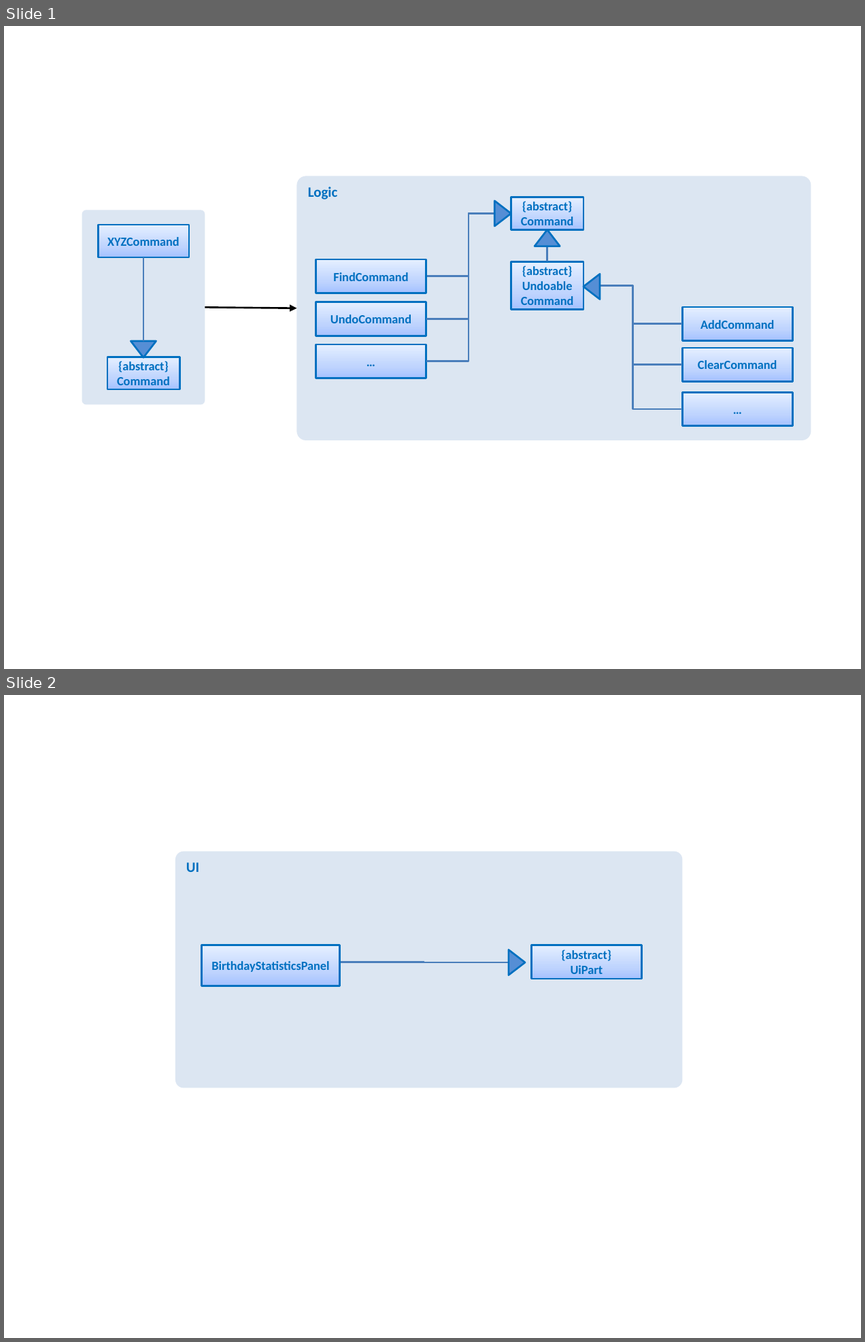
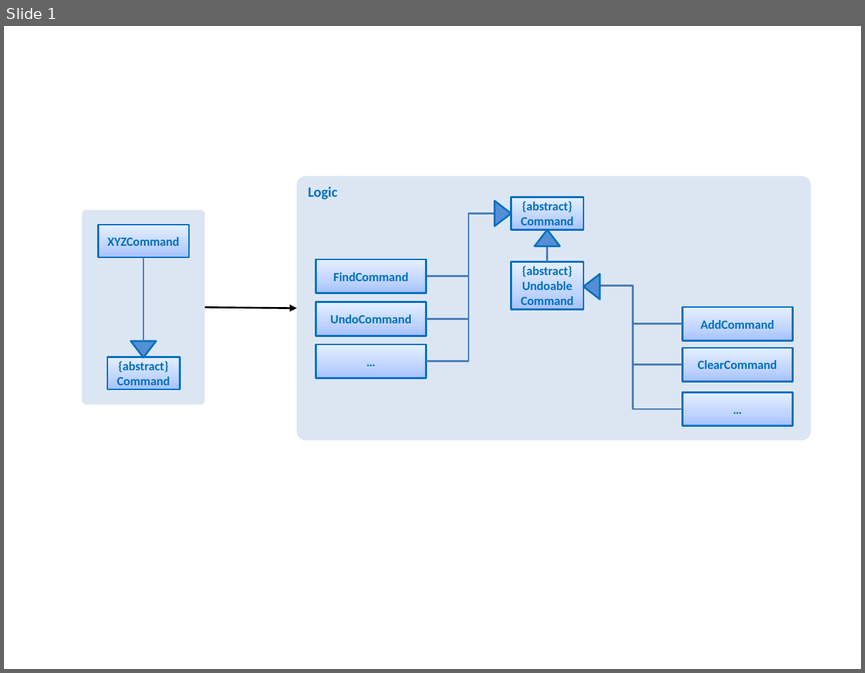
Before and after one commit to pwenzhe/addressbook-level4, a slide deck: docs/diagrams/LogicComponentCommandClassDiagram.pptx. Shown one above the other, each under a label of ours: slides 1 and 2 before the commit, slide 1 after it. The pictures are 865x1342 and 865x673 pixels, drawn with LibreOffice and Linux fonts; fonts in the diff are those of the drawing. Boxes give left, top, right and bottom in pixels: in the first picture for what was removed or moved away, otherwise in the second. Text is boxed around its words. In the diff, an @@ line names an element or a change of style, - is before the commit and + after.

```diff
--- a/docs/diagrams/LogicComponentCommandClassDiagram.pptx
+++ b/docs/diagrams/LogicComponentCommandClassDiagram.pptx
@@ slide 2 removed at (4,695,861,1338), background #FFFFFF @@
@@ rounded rectangle removed at (175,851,683,1087) @@
-UI
@@ rectangle removed at (202,945,340,986) @@
-BirthdayStatisticsPanel
@@ triangle removed at (509,949,526,974) @@
@@ rectangle removed at (532,945,643,979) @@
-{abstract}
-UiPart
@@ elbow line removed from (509, 962) to (340, 962) @@
```
Also in this commit, not shown: 9 other files.
